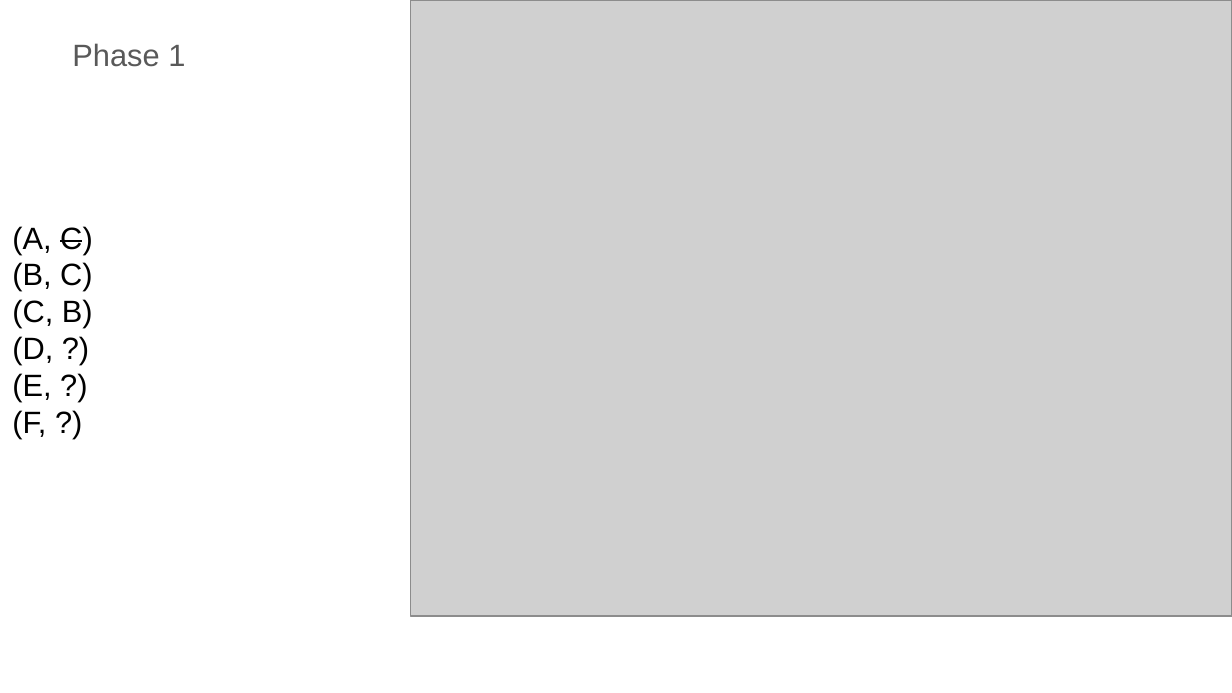
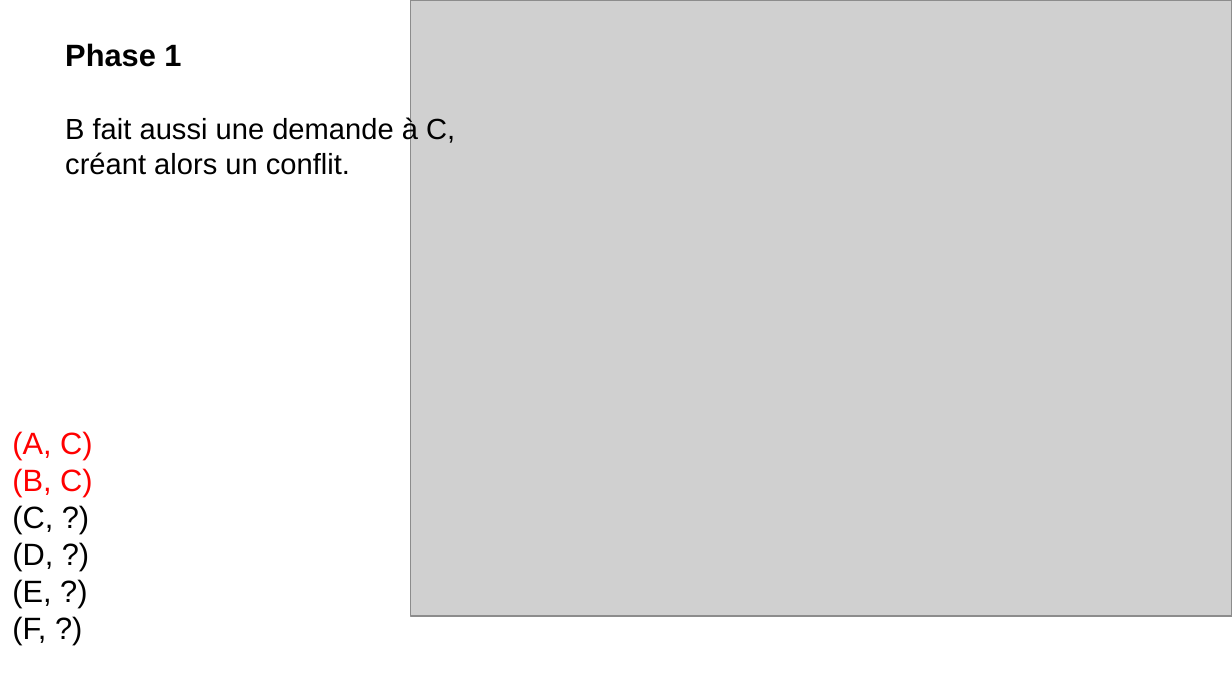
Before and after one commit to karimizerx/stable.roommates.problem, a slide deck: slide 19 of annexe.pptx (slide 17 before the commit). Drawn at 1232x693 pixels with LibreOffice and Linux fonts; fonts in the diff are those of the drawing; grey boxes stand for pictures. Boxes give left, top, right and bottom in pixels: in the first picture for what was removed or moved away, otherwise in the second. Text is boxed around its words. In the diff, an @@ line names an element or a change of style, - is before the commit and + after.

```diff
--- a/annexe.pptx
+++ b/annexe.pptx
@@ text added at [65,43,455,175], 17 pt, text #000000 @@
+Phase 1
+B fait aussi une demande à C, créant alors un conflit.
@@ text removed at [72,43,185,67] @@
-Phase 1
@@ text "(A, C)": place and size @@
-text "(A, C)" at [12,226,93,439]
+text "(A, C)" at [12,431,92,645]
@@ text at [12,431,92,497]: text colour #000000 to #FF0000 in "(A, C)", "(B, C)"; strikethrough off in "C)" @@
@@ text at [12,505,53,534]: text changed @@
-(C, B)
+(C, ?)
```
Also in this commit, not shown: 40 other slides changed, 8 slides added, 5 slides removed, 1 other file.
